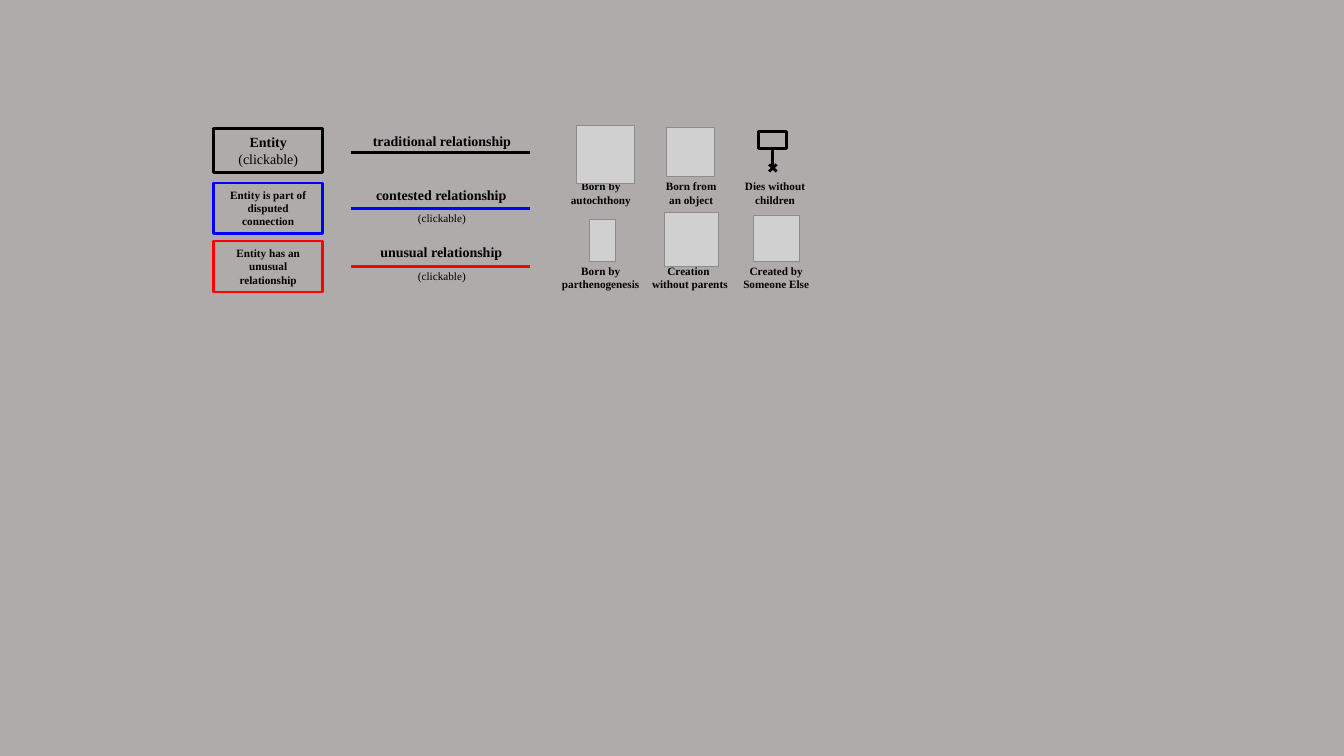
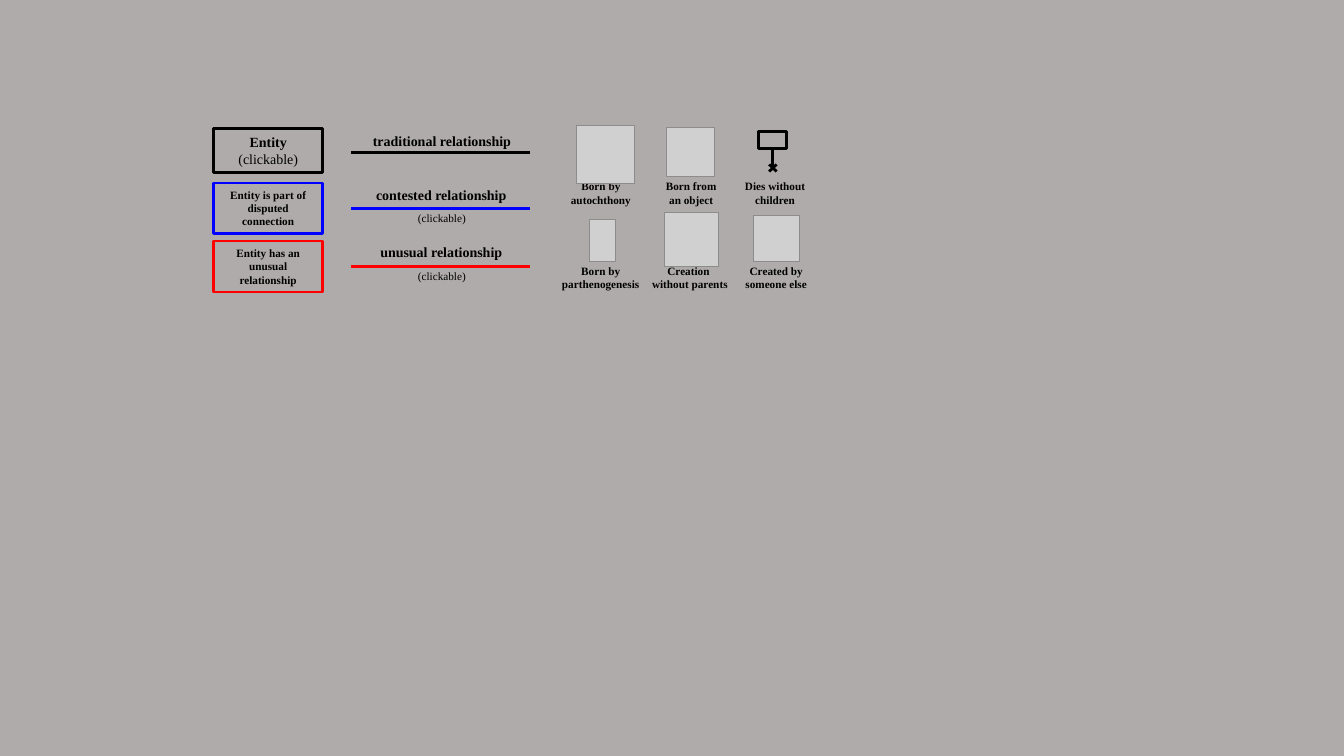
Before and after one commit to yayalu/greekgraphs, a slide deck: slide 1 of docs/Legend.pptx. Drawn at 1344x756 pixels with LibreOffice and Linux fonts; fonts in the diff are those of the drawing; grey boxes stand for pictures. Boxes give left, top, right and bottom in pixels: in the first picture for what was removed or moved away, otherwise in the second. Text is boxed around its words. In the diff, an @@ line names an element or a change of style, - is before the commit and + after.

```diff
--- a/docs/Legend.pptx
+++ b/docs/Legend.pptx
@@ text at <box>745,267,806,288</box>: text changed @@
-Created by Someone Else
+Created by someone else
```
Also in this commit, not shown: 4 other files.
